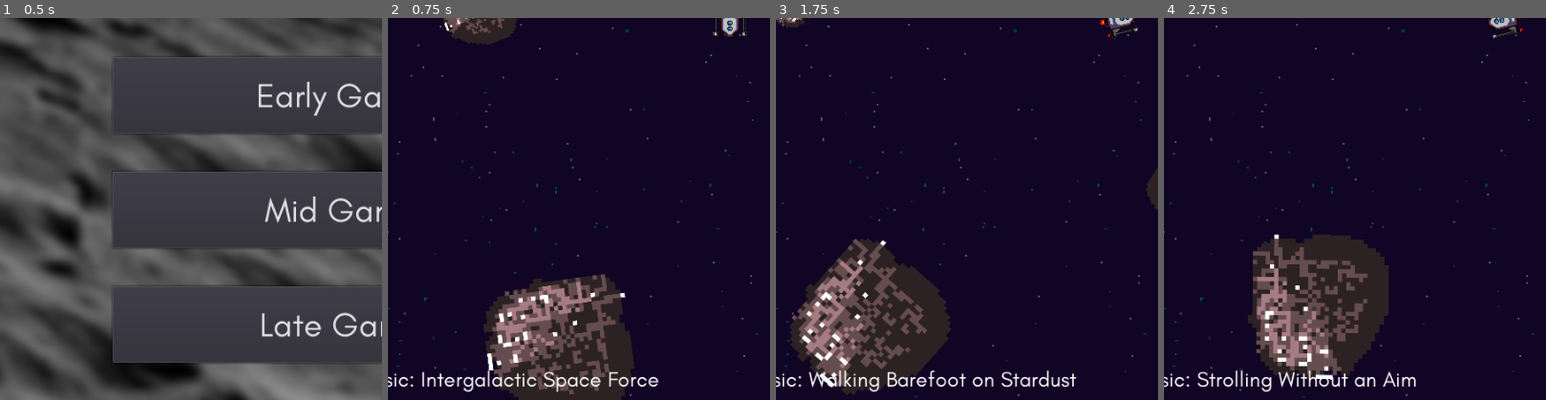
Above: before the commit, frames 1-4 (left to right).
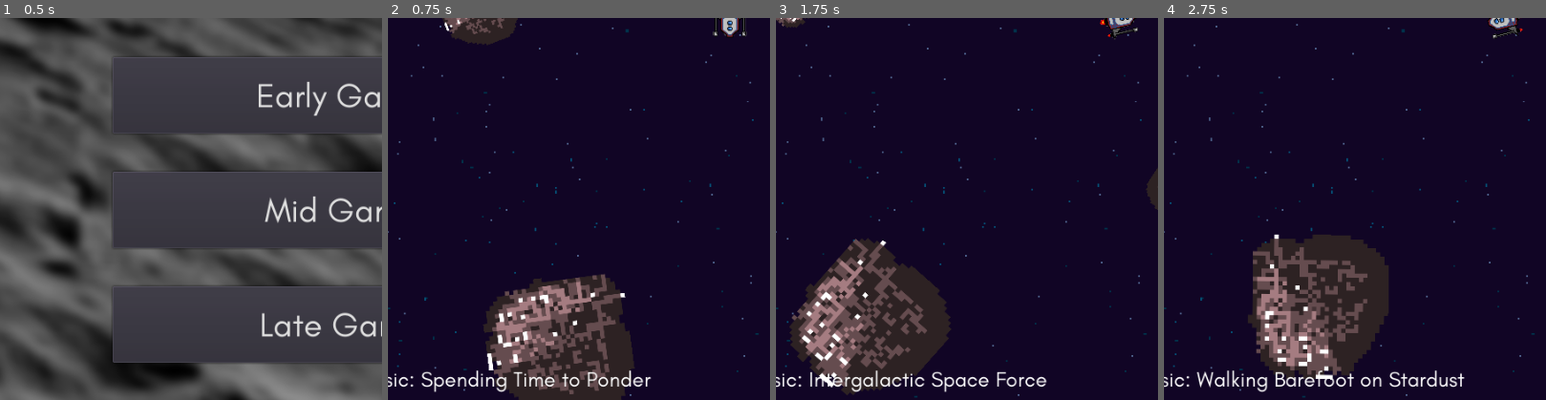
Above: after the commit, the same moments.

Repository: Locherdev/cursor-odyssey
Game: Godot game, scene res://src/level/Titlescreen.tscn
The game is run twice, just before and just after one commit, with the same random seed, the same clock (stepped at 60 frames per second) and the same inputs. Sound files missing from this copy of the repository are replaced by a short silence.
Inputs (mouse positions are % of the whole screen's width and height, from its top left):
- Up to frame 1 (0.5 s): no input
- Up to frame 2 (0.75 s): click "Early Game" at 0.5 s
- Up to frame 3 (1.75 s): move the mouse to (72, 45) at 1.27 s
- Up to frame 4 (2.75 s): move the mouse to (30, 55) at 2.02 s
The pictures show only the part of the screen within x 5-55%, y 50-100%; the shares and areas given below are measured in that part.

Frame 1 is identical in both runs. In frame 2, 1.4% of the frame differs, in the area x 8-71%, y 92-98%; in frame 3, 1.5%; in frame 4, 1.5%, in the area x 8-79%, y 92-98%.

Commit message:
bugfix für total_tracks. Now each track has a global index number

Diff:
--- a/game/src/audioplayer/AudioStreamPlayer.gd
+++ b/game/src/audioplayer/AudioStreamPlayer.gd
@@ -16,8 +16,9 @@
 
 func _get_next_track() -> void:
 	var tracks = Music.list_of_tracks(music_library, current_track)
-	current_track = tracks[randi() % tracks.size()]
-	var audiostream = load(Music.set_current_track(music_library, current_track))
+	var rand = randi() % tracks.size()
+	current_track = tracks[rand] if music_library != 3 else rand
+	var audiostream = load(Music.set_current_track(music_library, current_track, rand))
 	audiostream.set_loop(false)
 	set_stream(audiostream)
 	Globals.change_trackname()
@@ -60,7 +61,7 @@
 
 func _resume_current_track() -> void:
 	stop()
-	var audiostream = load(Music.set_current_track(music_library, current_track))
+	var audiostream = load(Music.set_current_track(music_library, current_track, current_track))
 	audiostream.set_loop(false)
 	set_stream(audiostream)
 	play()
--- a/game/src/autoloads/MusicLibrary.gd
+++ b/game/src/autoloads/MusicLibrary.gd
@@ -3,22 +3,27 @@
 var tracks_early = [
 	{
 	"id": 0,
+	"index": 0,
 	"name": "Strolling Without an Aim",
 	"path": "res://assets/bgm/kimidori-vinyl.ogg"
 	},{
 	"id": 1,
+	"index": 1,
 	"name": "Courageous Dive",
 	"path": "res://assets/bgm/mintchoco.ogg"
 	},{
 	"id": 2,
+	"index": 2,
 	"name": "Intergalactic Space Force",
 	"path": "res://assets/bgm/mu.ogg"
 	},{
 	"id": 3,
+	"index": 3,
 	"name": "Rider of the Galaxy",
 	"path": "res://assets/bgm/citron.ogg"
 	},{
 	"id": 4,
+	"index": 4,
 	"name": "Walking Barefoot on Stardust",
 	"path": "res://assets/bgm/sunshower.ogg"
 	}
@@ -27,26 +32,32 @@
 var tracks_mid = [
 	{
 	"id": 0,
+	"index": 5,
 	"name": "Hopelessly Lost",
 	"path": "res://assets/bgm/fuchsia.ogg"
 	},{
 	"id": 1,
+	"index": 6,
 	"name": "Nightsky",
 	"path": "res://assets/bgm/karakuri-night.ogg"
 	},{
 	"id": 2,
+	"index": 7,
 	"name": "In the Hopes of Meeting You",
 	"path": "res://assets/bgm/lemondays.ogg"
 	},{
 	"id": 3,
+	"index": 8,
 	"name": "Passing the Slow Days",
 	"path": "res://assets/bgm/marbles.ogg"
 	},{
 	"id": 4,
+	"index": 9,
 	"name": "Shooting Stars",
 	"path": "res://assets/bgm/melolyn.ogg"
 	},{
 	"id": 5,
+	"index": 10,
 	"name": "Spending Time to Ponder",
 	"path": "res://assets/bgm/godot.ogg"
 	}
@@ -55,28 +66,33 @@
 var tracks_late = [
 	{
 	"id": 0,
+	"index": 11,
 	"name": "Galactic Menace",
 	"path": "res://assets/bgm/bbjam.ogg"
 	},{
 	"id": 1,
+	"index": 12,
 	"name": "From Behind the Asteroid",
 	"path": "res://assets/bgm/mataro.ogg"
 	},{
 	"id": 2,
+	"index": 13,
 	"name": "Scared of the Unknown",
 	"path": "res://assets/bgm/murasaki.ogg"
 	},{
 	"id": 3,
+	"index": 14,
 	"name": "Blooming under Pressure",
 	"path": "res://assets/bgm/crescent.ogg"
 	},{
 	"id": 4,
+	"index": 15,
 	"name": "Onwards, my Odyssey!",
 	"path": "res://assets/bgm/unit241.ogg"
 	}
 ]
 
-var tracks_total = [tracks_early,tracks_mid,tracks_late]
+var tracks_total = tracks_early + tracks_mid + tracks_late
 var track_title = "res://assets/bgm/frankenstein.ogg"
 var track_options = "res://assets/bgm/pineapple.ogg"
 var track_gameover = "res://assets/bgm/kowloon.ogg"
@@ -96,12 +112,14 @@
 	}
 ]
 
-func set_current_track(lib_id, index) -> String:
+func set_current_track(lib_id, index, total_index) -> String:
+	print("lib",lib_id,",index",index, ",total",total_index)
 	match lib_id:
 		0: current_track = tracks_early[index]
 		1: current_track = tracks_mid[index]
 		2: current_track = tracks_late[index]
-		_: current_track = tracks_total[index]
+		_: current_track = tracks_total[total_index]
+	print(current_track)
 	return current_track.path
 
 func list_of_tracks(lib_id, exclude_id) -> Array:
@@ -113,4 +131,5 @@
 		2: tracks = tracks_late
 		_: tracks = tracks_total
 	for track in tracks: if track.id != exclude_id: list.append(track.id)
+	print(list)
 	return list
--- a/game/src/level/Debug.tscn
+++ b/game/src/level/Debug.tscn
@@ -84,6 +84,7 @@
 [node name="AudioStreamPlayer" parent="AudioPlayer" instance=ExtResource( 4 )]
 pause_mode = 2
 volume_db = -6.021
+music_library = 3
 
 [node name="Spaceship" parent="." instance=ExtResource( 1 )]
 position = Vector2( 512.25, 458.876 )
